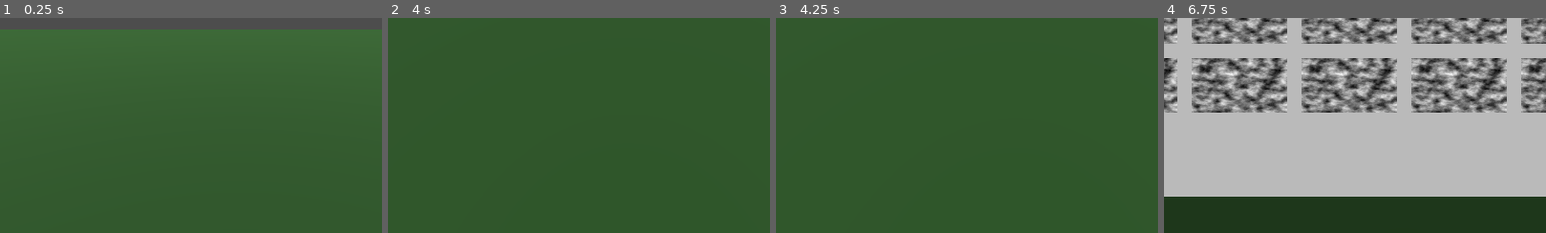
Above: before the commit, frames 1-4 (left to right).
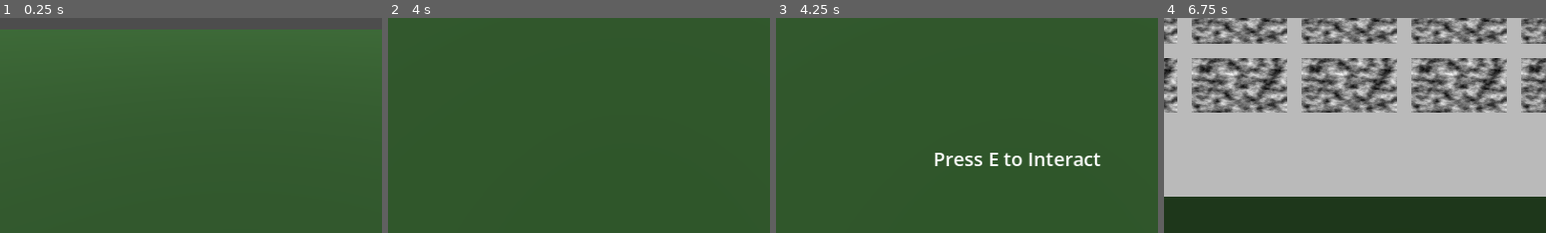
Above: after the commit, the same moments.

Repository: jwl0724/Comfy-Jam-Autumn-2026
Game: Godot game, scene res://Systems/Game/GameController.tscn
Two runs of this game, one before a commit and one after it. Both use one fixed random seed, a clock stepped at 60 frames per second and the inputs below.
Inputs (mouse positions are % of the whole screen's width and height, from its top left):
- Up to frame 1 (0.25 s): no input
- Up to frame 2 (4 s): tap Enter at 0.5, 3.5 s; move the mouse to (49, 52) at 0.52 s; hold W (Forward) 0.53-2.75 s; tap E (Interact) at 0.6, 1.55, 2.3, 3.6 s; tap Space at 1.25 s; move the mouse to (57, 51) at 1.27 s; right-click (57, 51) at 1.35 s; move the mouse to (42, 49) at 2.02 s; tap V (Book) at 2.1 s; click "X" at 2.75 s; move the mouse to (51, 50) at 3.52 s; hold A (Left) from 3.53 s (still down)
- Up to frame 3 (4.25 s): keep holding A (Left)
- Up to frame 4 (6.75 s): tap E (Interact) at 4.25, 4.55, 5, 5.1, 5.75, 6.05 s; move the mouse to (46, 48) at 4.27 s; release A (Left) at 4.28 s; hold W (Forward) 4.28-6.53 s; click (46, 48) at 4.35 s; move the mouse to (55, 50) at 5.02 s; move the mouse to (45, 50) at 5.77 s; right-click (45, 50) at 5.85 s; move the mouse to (52, 48) at 6.52 s; hold D (Right) from 6.53 s (still down); tap V (Book) at 6.6 s
The pictures show only the part of the screen within x 18-68%, y 50-100%; the shares and areas given below are measured in that part.

Frames 1-2 are identical in both runs. In frame 3, 1.2% of the frame differs, in the area x 41-85%, y 62-69%; in frame 4, nothing differs.

Commit message:
create a photo preview after taking photo but before sending to scrapbook

Diff:
--- a/Common/AutoLoads/signal_bus.gd
+++ b/Common/AutoLoads/signal_bus.gd
@@ -3,6 +3,7 @@
 
 # HUD Signals
 signal hud_interactPrompt_visible(visible: bool)
+signal hud_photoPreview_visible(visible: bool, photo_preview: Texture2D)
 
 # Menu Signals
 signal menu_scrapbook_visible(visible: bool)
--- /dev/null
+++ b/Common/UI/HUD/Components/PhotoPreview.tscn
@@ -0,0 +1,70 @@
+[gd_scene format=3 uid="uid://svy10h66sr7c"]
+
+[ext_resource type="Script" uid="uid://d0lq0nsdjmqrl" path="res://Common/UI/HUD/Components/photo_preview.gd" id="1_oomk3"]
+
+[sub_resource type="Gradient" id="Gradient_wjymp"]
+
+[sub_resource type="GradientTexture1D" id="GradientTexture1D_oomk3"]
+gradient = SubResource("Gradient_wjymp")
+
+[node name="PhotoPreview" type="Control" unique_id=1688282761]
+layout_mode = 3
+anchors_preset = 15
+anchor_right = 1.0
+anchor_bottom = 1.0
+grow_horizontal = 2
+grow_vertical = 2
+script = ExtResource("1_oomk3")
+
+[node name="Background" type="ColorRect" parent="." unique_id=1978314419]
+layout_mode = 1
+anchors_preset = 15
+anchor_right = 1.0
+anchor_bottom = 1.0
+grow_horizontal = 2
+grow_vertical = 2
+color = Color(0, 0, 0, 0.7058824)
+
+[node name="Container" type="MarginContainer" parent="." unique_id=82268555]
+layout_mode = 1
+anchors_preset = 15
+anchor_right = 1.0
+anchor_bottom = 1.0
+grow_horizontal = 2
+grow_vertical = 2
+theme_override_constants/margin_left = 60
+theme_override_constants/margin_top = 60
+theme_override_constants/margin_right = 60
+theme_override_constants/margin_bottom = 60
+
+[node name="Photo" type="TextureRect" parent="Container" unique_id=466446879]
+layout_mode = 2
+texture = SubResource("GradientTexture1D_oomk3")
+expand_mode = 2
+
+[node name="RequirementTitle" type="Label" parent="." unique_id=176429407]
+layout_mode = 1
+anchors_preset = 5
+anchor_left = 0.5
+anchor_right = 0.5
+offset_left = -29.0
+offset_top = 18.0
+offset_right = 29.0
+offset_bottom = 41.0
+grow_horizontal = 2
+text = "No Target Detected"
+
+[node name="Close" type="Button" parent="." unique_id=325137433]
+layout_mode = 1
+anchors_preset = 7
+anchor_left = 0.5
+anchor_top = 1.0
+anchor_right = 0.5
+anchor_bottom = 1.0
+offset_left = -25.0
+offset_top = -45.0
+offset_right = 25.0
+offset_bottom = -14.0
+grow_horizontal = 2
+grow_vertical = 0
+text = "Close"
--- a/Common/UI/HUD/Components/interact_prompt.gd
+++ /dev/null
@@ -1,8 +0,0 @@
-extends Control
-
-func _ready():
-    visible = false
-    SignalBus.hud_interactPrompt_visible.connect(_on_visible_request)
-
-func _on_visible_request(to_visible: bool):
-    visible = to_visible
--- /dev/null
+++ b/Common/UI/HUD/Components/photo_preview.gd
@@ -0,0 +1,43 @@
+extends Control
+class_name PhotoPreview
+
+# TODO: Need to change requirement title based on if a requirement was met
+# TODO: Need to pause the game timer when the preview is open
+
+const no_target_text: String = "No Target Detected"
+
+@onready var requirement_title: Label = $RequirementTitle
+@onready var preview: TextureRect = $Container/Photo
+@onready var close_button: Button = $Close
+
+
+
+
+func _ready():
+    visible = false
+    close_button.pressed.connect(_on_close)
+    SignalBus.hud_photoPreview_visible.connect(_on_preview_visible_request)
+
+
+
+func _check_requirement(): # TODO: Need to find a criterion on how to check if a photo contains an objective or not, wait until requirements are actually implemented
+    return true
+
+
+
+func _on_preview_visible_request(to_visible: bool, photo: Texture2D):
+    visible = to_visible
+    Input.mouse_mode = Input.MOUSE_MODE_VISIBLE if to_visible else Input.MOUSE_MODE_CAPTURED
+    if !to_visible: return
+    preview.texture = photo
+
+    if _check_requirement():
+        requirement_title.text = "Temp text here, congrats you filled the criteria"
+        SignalBus.menu_scrapbook_addPhoto.emit(photo)
+    else:
+        requirement_title.text = no_target_text
+
+
+
+func _on_close():
+    SignalBus.hud_photoPreview_visible.emit(false, null)
--- a/Common/UI/HUD/HUD.tscn
+++ b/Common/UI/HUD/HUD.tscn
@@ -1,6 +1,7 @@
 [gd_scene format=3 uid="uid://cxes41vpkkplv"]
 
-[ext_resource type="Script" uid="uid://clhtpmxnbem35" path="res://Common/UI/HUD/Components/interact_prompt.gd" id="1_uyl2v"]
+[ext_resource type="Script" uid="uid://di0tx0ul76l3a" path="res://Common/UI/HUD/hud.gd" id="1_uyl2v"]
+[ext_resource type="PackedScene" uid="uid://svy10h66sr7c" path="res://Common/UI/HUD/Components/PhotoPreview.tscn" id="2_3lme5"]
 
 [node name="Hud" type="Control" unique_id=1395693383]
 layout_mode = 3
@@ -9,8 +10,10 @@
 anchor_bottom = 1.0
 grow_horizontal = 2
 grow_vertical = 2
+mouse_filter = 2
+script = ExtResource("1_uyl2v")
 
-[node name="Label" type="Label" parent="." unique_id=109536656]
+[node name="InteractPrompt" type="Label" parent="." unique_id=109536656]
 layout_mode = 1
 anchors_preset = 7
 anchor_left = 0.5
@@ -24,4 +27,6 @@
 grow_horizontal = 2
 grow_vertical = 0
 text = "Press E to Interact"
-script = ExtResource("1_uyl2v")
+
+[node name="PhotoPreview" parent="." unique_id=1688282761 instance=ExtResource("2_3lme5")]
+layout_mode = 1
--- /dev/null
+++ b/Common/UI/HUD/hud.gd
@@ -0,0 +1,15 @@
+extends Control
+
+@onready var interact_prompt: Label = $InteractPrompt
+
+
+
+func _ready():
+    # Setup interact prompt
+    interact_prompt.visible = false
+    SignalBus.hud_interactPrompt_visible.connect(_on_interact_visible_request)
+
+
+
+func _on_interact_visible_request(to_visible: bool):
+    interact_prompt.visible = to_visible
--- a/Entities/Player/player.gd
+++ b/Entities/Player/player.gd
@@ -40,8 +40,7 @@
 
 
 func _on_photo_shoot():
-    # TODO: For now just put the texture directly into scrapbook, for later need to have a confirm menu for screenshot before sending it to scrapbook
-    SignalBus.menu_scrapbook_addPhoto.emit(await screenshot_handler.get_screenshot_texture())
+    SignalBus.hud_photoPreview_visible.emit(true, await screenshot_handler.get_screenshot_texture())
     print("TODO: Do a camera snap effect")
 
 
--- a/Systems/Game/GameController.tscn
+++ b/Systems/Game/GameController.tscn
@@ -4,13 +4,14 @@
 [ext_resource type="PackedScene" uid="uid://jxcuyws4cpbu" path="res://Common/UI/Menus/MainMenu/MainMenu.tscn" id="3_iq1bj"]
 [ext_resource type="PackedScene" uid="uid://c6wogsncvmcwd" path="res://Levels/Testing/Dog/DogFollowTest.tscn" id="3_j0ier"]
 [ext_resource type="PackedScene" uid="uid://dyqfoagllaj7u" path="res://Common/UI/Menus/Scrapbook/Scrapbook.tscn" id="4_iq1bj"]
+[ext_resource type="PackedScene" uid="uid://cxes41vpkkplv" path="res://Common/UI/HUD/HUD.tscn" id="5_j0ier"]
 
 [node name="GameController" type="Node" unique_id=1964676766]
 script = ExtResource("1_yl5u5")
 launch_scene = ExtResource("3_iq1bj")
 enable_debug = true
 debug_scene = ExtResource("3_j0ier")
-debug_gui = ExtResource("4_iq1bj")
+debug_guis = Array[PackedScene]([ExtResource("5_j0ier"), ExtResource("4_iq1bj")])
 
 [node name="Systems" type="Node" parent="." unique_id=76997881]
 
--- a/Systems/Game/game_controller.gd
+++ b/Systems/Game/game_controller.gd
@@ -8,7 +8,7 @@
 @export_group("Dev Tools")
 @export var enable_debug: bool = false
 @export var debug_scene: PackedScene = null
-@export var debug_gui: PackedScene = null
+@export var debug_guis: Array[PackedScene] = []
 
 @onready var gui_layer: Control = $GUI/Root
 @onready var pause_layer: Control = $Pause/Root
@@ -27,7 +27,8 @@
     debug_mode = enable_debug
     if debug_scene: change_scenes(debug_scene)
     else: change_scenes(launch_scene)
-    if debug_gui: debug_layer.add_child(debug_gui.instantiate())
+    if debug_guis:
+        for gui in debug_guis: debug_layer.add_child(gui.instantiate())
 
 
 
Not shown, removed: Common/UI/HUD/Components/interact_prompt.gd.uid
Not shown, added: Common/UI/HUD/Components/photo_preview.gd.uid
Not shown, added: Common/UI/HUD/hud.gd.uid
